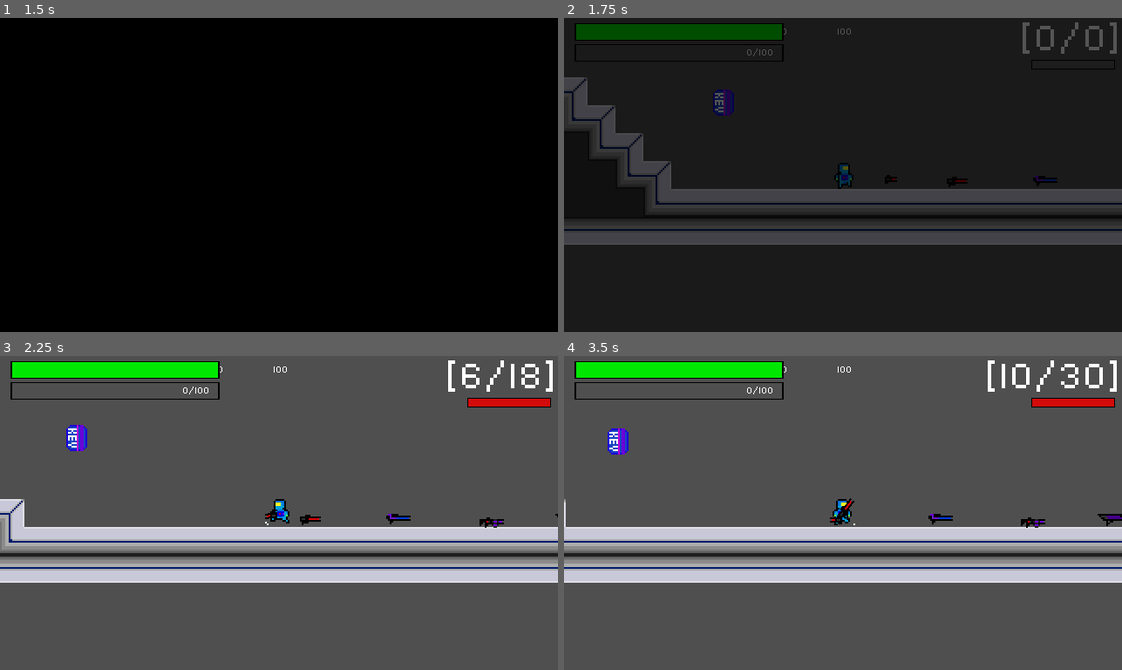
Above: before the commit, frames 1-4 (two rows, left to right).
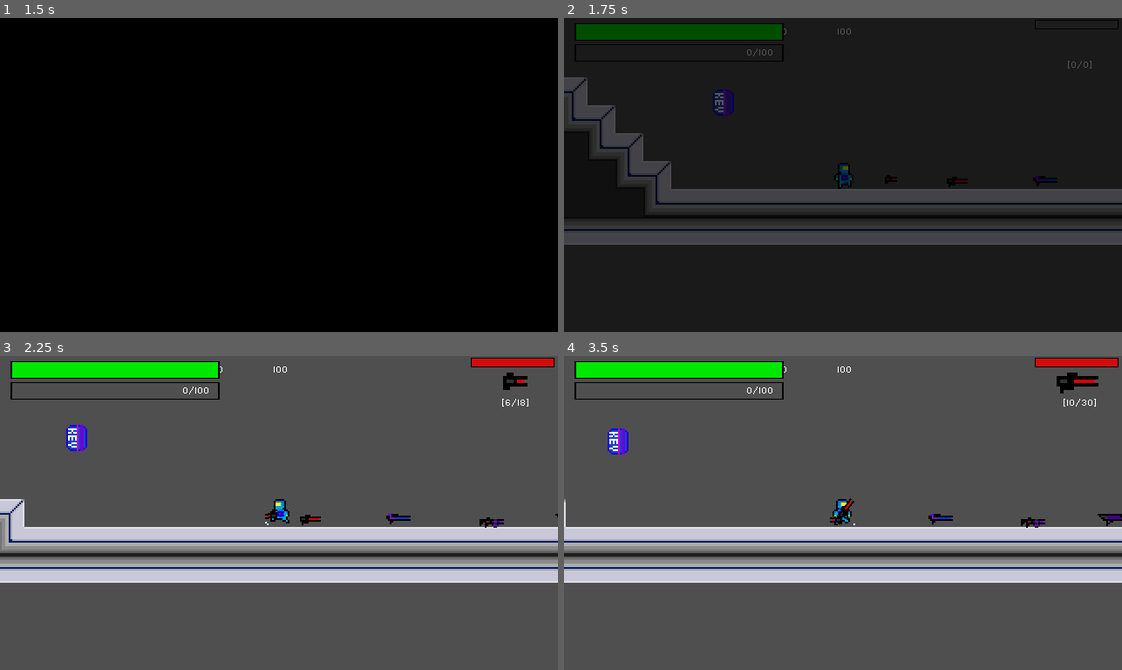
Above: after the commit, the same moments.

Repository: thomaszhou01/Astrotron
Game: Godot game, scene res://Scenes/Main.tscn
Two runs of this game, one before a commit and one after it. Both use one fixed random seed, a clock stepped at 60 frames per second and the inputs below.
Inputs (mouse positions are in pixels of both pictures, inside the frame that each line leads up to):
- Up to frame 1 (1.5 s): click (279, 262) at 0.5 s; move the mouse to (401, 159) at 1.27 s; hold D (move_right) from 1.28 s (still down); tap Q (drop) at 1.35 s
- Up to frame 2 (1.75 s): keep holding D (move_right); tap Space (jump) at 1.52 s; tap E (use) at 1.55 s
- Up to frame 3 (2.25 s): keep holding D (move_right); tap X (revive) at 2 s; move the mouse to (167, 528) at 2.02 s; tap E (use) at 2.1 s
- Up to frame 4 (3.5 s): tap Space (jump) at 2.27 s; tap Q (drop) at 2.3 s; tap X (revive) at 2.75 s; move the mouse to (898, 443) at 2.77 s; release D (move_right) at 2.78 s; hold A (move_left) from 2.78 s (still down); tap Shift (dash) at 2.85 s; tap E (use) at 3.05 s

Frame 1 is identical in both runs. In frame 2, 0.6% of the frame differs, in the area x 82-100%, y 0-17%; in frame 3, 1.5%; in frame 4, 1.6%, in the area x 75-100%, y 0-17%.

Commit message:
update

Diff:
--- a/game1/Scenes/Character.gd
+++ b/game1/Scenes/Character.gd
@@ -44,6 +44,7 @@
 	Global.respawnLoc = get_global_transform().origin
 	Global.initialMobCount = get_parent().get_node("Mobs").get_child_count()
 	Global.mobCount = Global.initialMobCount
+	$UI/GunSprite.visible = false
 
 func _physics_process(_delta):
 	if alive:
@@ -70,7 +71,7 @@
 	if alive:
 		#pickup()
 		if !freeHand && object != null:
-			$UI/AmmoBar.getMaxAmmo(object.clipAmmo, object.ammo)
+			$statusText/AmmoBar.getMaxAmmo(object.clipAmmo, object.ammo)
 			$UI/ReloadTimer.setReload(object.reloadTime-object.getReloadDuration())
 		if Global.hasKey:
 			$UI/KeySprite.visible = true
@@ -102,12 +103,14 @@
 		alive = true
 
 func switchWeapon():
-	print(gunHeld)
 	if Input.is_action_just_pressed("switchWeapon") && Global.gunID != null && Global.gunID2 != null:
+		print(gunHeld)
 		if gunHeld == 1:
 			gunHeld = 2
+			$UI/GunSprite.region_rect.position.x = Global.gunID2.getSprite()
 		elif gunHeld == 2:
 			gunHeld = 1
+			$UI/GunSprite.region_rect.position.x = object.getSprite()
 		#make guns invisible if not main gun
 		#make sure they cant be visible and not able to shoot
 
@@ -227,8 +230,9 @@
 
 func handFree():
 	freeHand = true
-	$UI/AmmoBar.getMaxAmmo(0, 0)
+	$statusText/AmmoBar.getMaxAmmo(0, 0)
 	$UI/ReloadTimer.setReload(0)
+	$UI/GunSprite.visible = false
 
 
 func hit(damage, hitBy, knock, type):
@@ -279,7 +283,7 @@
 	if object != null && Input.is_action_just_pressed("use") && freeHand:
 		object.held(self)
 		freeHand = false
-		$UI/AmmoBar.getMaxAmmo(object.clipAmmo, object.ammo)
+		$statusText/AmmoBar.getMaxAmmo(object.clipAmmo, object.ammo)
 		$UI/ReloadTimer.getMaxReloadTime(object.reloadTime)
 
 
@@ -290,8 +294,10 @@
 		Global.gunID = object
 		object.held(self)
 		freeHand = false
-		$UI/AmmoBar.getMaxAmmo(object.clipAmmo, object.ammo)
+		$statusText/AmmoBar.getMaxAmmo(object.clipAmmo, object.ammo)
 		$UI/ReloadTimer.getMaxReloadTime(object.reloadTime)
+		$UI/GunSprite.visible = true
+		$UI/GunSprite.region_rect.position.x = object.getSprite()
 	elif body.has_method("held") && Global.gunID != null && Global.gunID2 == null:
 		Global.gunID2 = body
 		print(Global.gunID2)
--- a/game1/Scenes/Character.tscn
+++ b/game1/Scenes/Character.tscn
@@ -10,6 +10,7 @@
 [ext_resource path="res://Scenes/UI/DisplayStat.tscn" type="PackedScene" id=8]
 [ext_resource path="res://Resources/Fonts/SFPixelate.ttf" type="DynamicFontData" id=9]
 [ext_resource path="res://Resources/Audio/Player/walking_on_metal.wav" type="AudioStream" id=10]
+[ext_resource path="res://Resources/Sprites/Items/guns.png" type="Texture" id=11]
 
 [sub_resource type="RectangleShape2D" id=1]
 extents = Vector2( 4.43497, 7.4996 )
@@ -467,6 +468,13 @@
 "_edit_use_anchors_": false
 }
 
+[node name="AmmoBar" parent="statusText" instance=ExtResource( 5 )]
+margin_left = 1225.22
+margin_top = 100.288
+margin_right = 1162.02
+margin_bottom = 100.288
+text = "[0/0]"
+
 [node name="DisplayText" type="Timer" parent="statusText"]
 wait_time = 0.05
 
@@ -493,18 +501,11 @@
 rect_scale = Vector2( 1, 0.7 )
 barColour = Color( 0.0431373, 0.176471, 0.886275, 1 )
 
-[node name="AmmoBar" parent="UI" instance=ExtResource( 5 )]
-margin_left = 255.887
-margin_top = -1.22225
-margin_right = 243.807
-margin_bottom = -1.22225
-text = "[0/0]"
-
 [node name="ReloadTimer" parent="UI" instance=ExtResource( 6 )]
-margin_left = 262.825
-margin_top = 20.1897
-margin_right = 262.745
-margin_bottom = 20.1097
+margin_left = 264.667
+margin_top = -2.44768
+margin_right = 349.787
+margin_bottom = 6.51232
 barColour = Color( 0.831373, 0.0470588, 0.0470588, 1 )
 
 [node name="KeySprite" type="Sprite" parent="UI"]
@@ -513,6 +514,13 @@
 texture = ExtResource( 7 )
 region_enabled = true
 region_rect = Rect2( 32, 0, 16, 16 )
+
+[node name="GunSprite" type="Sprite" parent="UI"]
+position = Vector2( 289.301, 10.277 )
+scale = Vector2( 2, 2 )
+texture = ExtResource( 11 )
+region_enabled = true
+region_rect = Rect2( 0, 0, 16, 16 )
 
 [node name="audio" type="AudioStreamPlayer2D" parent="."]
 stream = ExtResource( 10 )
--- a/game1/Scenes/UI/AmmoBar.tscn
+++ b/game1/Scenes/UI/AmmoBar.tscn
@@ -16,7 +16,7 @@
 mouse_filter = 0
 custom_fonts/font = SubResource( 1 )
 text = "0/0"
-align = 2
+align = 1
 script = ExtResource( 2 )
 __meta__ = {
 "_edit_use_anchors_": false
--- a/game1/Scenes/Weapons/gunPhysics.gd
+++ b/game1/Scenes/Weapons/gunPhysics.gd
@@ -109,3 +109,6 @@
 
 func getReloadDuration():
 	return $Reload.get_time_left()
+
+func getSprite():
+	return ($Sprite.region_rect.position.x)
Not shown: 1 places in game1/Scenes/Character.tscn that only renumber resources
